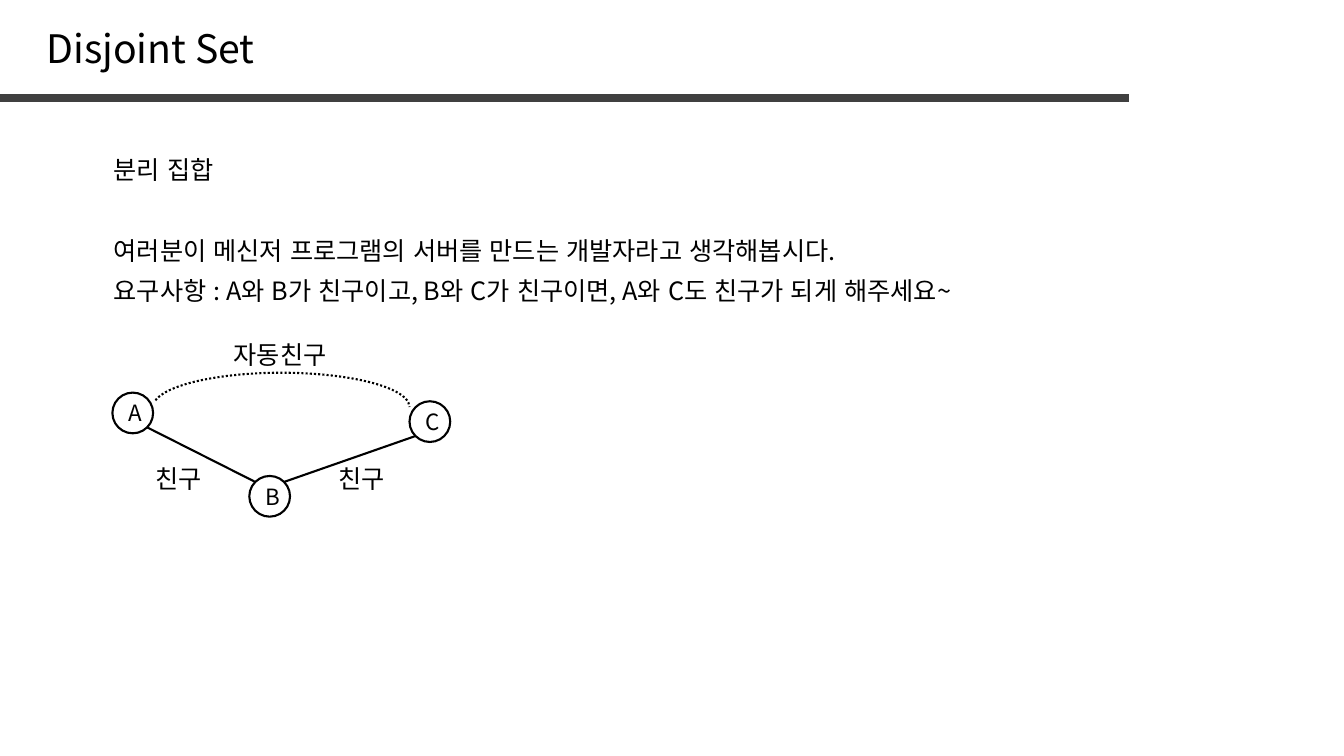
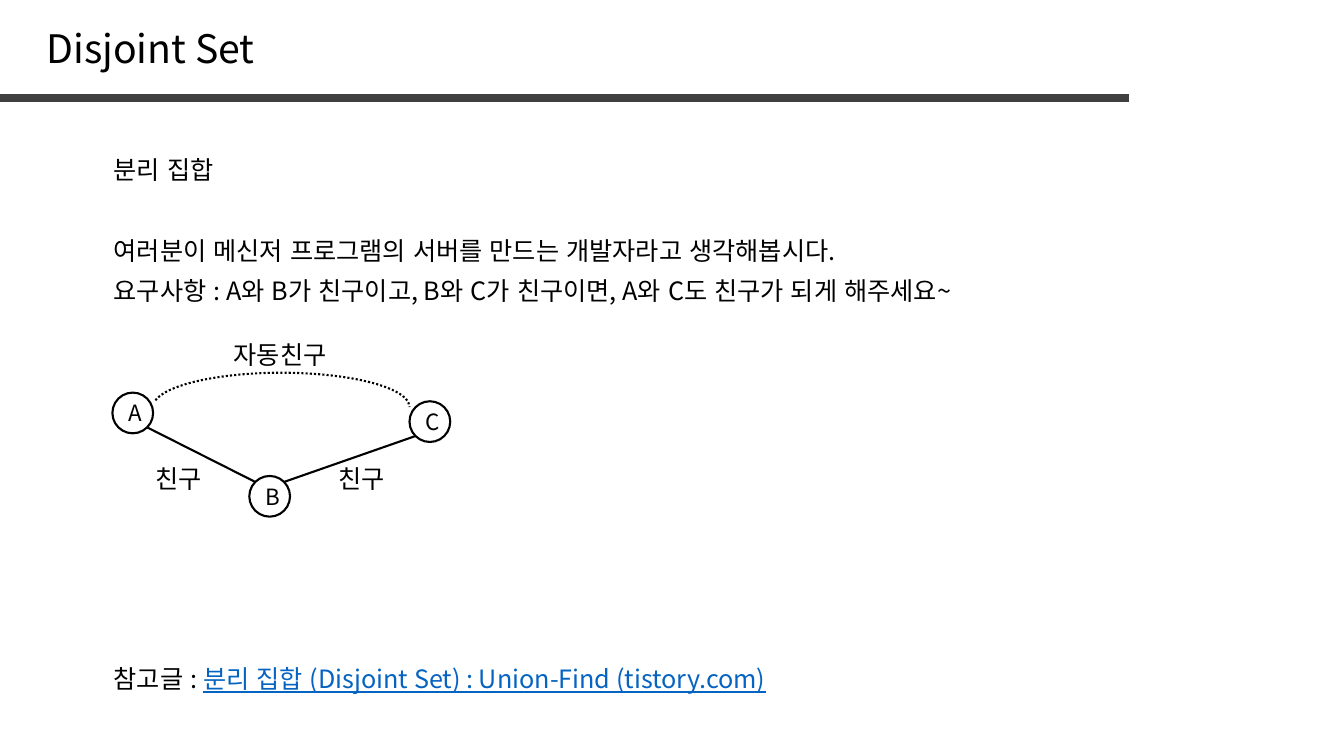
Before and after one commit to jaehoo1/PS-study, a slide deck: slide 4 of study/10_Disjoint Set.pptx. Drawn at 1344x756 pixels with LibreOffice and Linux fonts; fonts in the diff are those of the drawing. Boxes give left, top, right and bottom in pixels: in the first picture for what was removed or moved away, otherwise in the second. Text is boxed around its words. In the diff, an @@ line names an element or a change of style, - is before the commit and + after.

```diff
--- a/study/10_Disjoint Set.pptx
+++ b/study/10_Disjoint Set.pptx
@@ text added at [114,667,765,694], 18 pt, text #0563C1, underline @@
+참고글 : 분리 집합 (Disjoint Set) : Union-Find (tistory.com)
```
Also in this commit, not shown: 1 other slide changed, 3 slides added.
